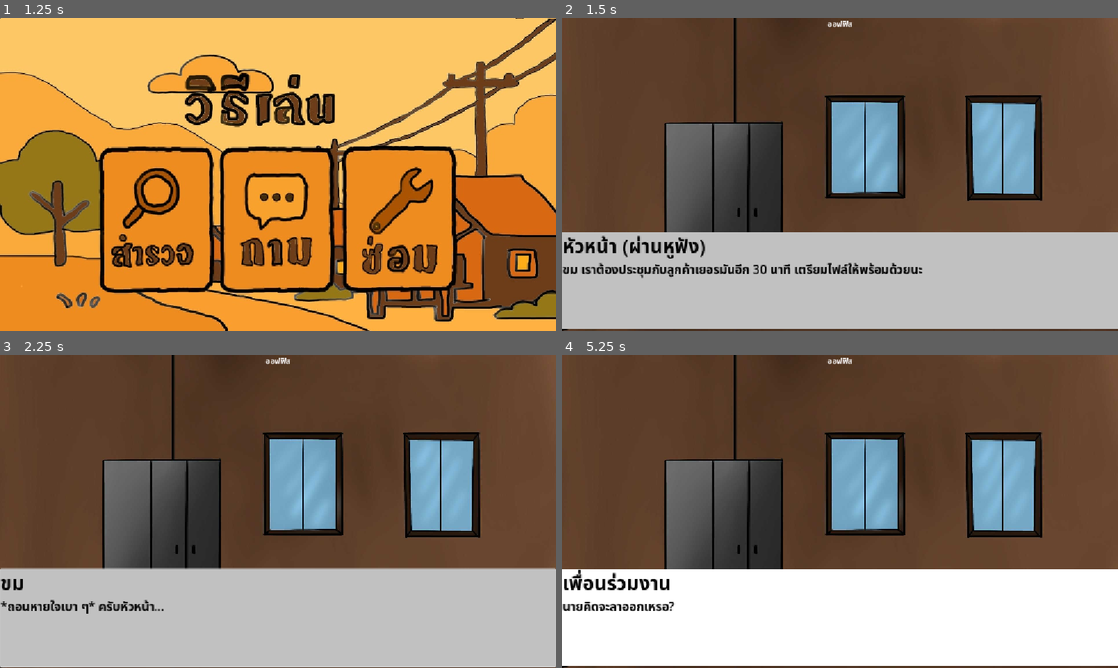
Above: before the commit, frames 1-4 (two rows, left to right).
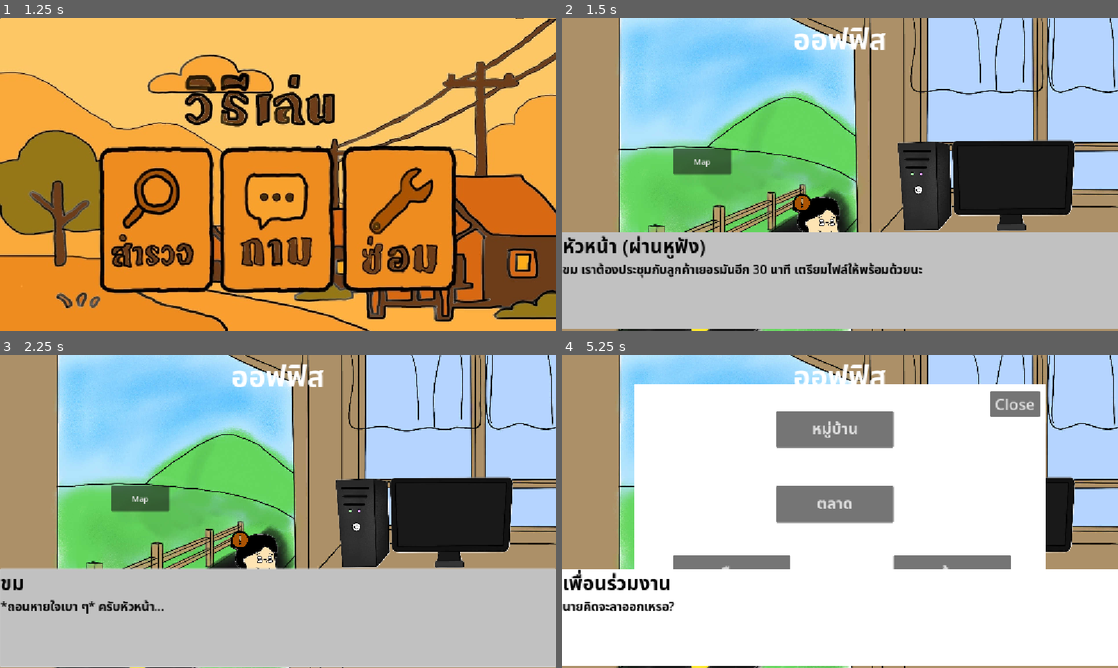
Above: after the commit, the same moments.

Repository: HeHHeyboi/BakChangKhom
Game: Godot game, scene res://Scene/Start_Scene.tscn
Two runs of this game, one before a commit and one after it. Both use one fixed random seed, a clock stepped at 60 frames per second and the inputs below.
Inputs (mouse positions are in pixels of both pictures, inside the frame that each line leads up to; where the layout moved, square brackets give the same spot in the first picture):
- Up to frame 1 (1.25 s): click "Start Game" at 0.5 s
- Up to frame 2 (1.5 s): click "Start Game" at 1.25 s
- Up to frame 3 (2.25 s): click (522, 633) at 2 s
- Up to frame 4 (5.25 s): click (1084, 633) [823, 583] at 2.75 s; click "เพื่อนร่วมงาน" at 3.5 s; click "ขม" at 4.25 s; click "Map" at 5 s

Frame 1 is identical in both runs. In frame 2, 68% of the frame differs, in the area x 0-100%, y 0-100%; in frame 3, 68%; in frame 4, 69%.

Commit message:
Update Main Event

Diff:
--- a/Scene/Dialog_Scene.tscn
+++ b/Scene/Dialog_Scene.tscn
@@ -3,22 +3,22 @@
 [ext_resource type="Script" uid="uid://djwn8uysrfhyn" path="res://Scripts/dialog_scene.gd" id="1_wcj4s"]
 [ext_resource type="Script" uid="uid://dpstm5yjpiome" path="res://Scripts/character_pos.gd" id="3_pf8gr"]
 
-[sub_resource type="StyleBoxFlat" id="StyleBoxFlat_mslf0"]
-bg_color = Color(0.323495, 0.323495, 0.323495, 1)
+[sub_resource type="StyleBoxFlat" id="StyleBoxFlat_p7wtc"]
+bg_color = Color(1, 1, 1, 1)
+
+[sub_resource type="StyleBoxFlat" id="StyleBoxFlat_pf8gr"]
+bg_color = Color(1, 1, 1, 1)
+
+[sub_resource type="StyleBoxFlat" id="StyleBoxFlat_ycqtm"]
+bg_color = Color(0.757969, 0.757969, 0.757969, 1)
+
+[sub_resource type="StyleBoxFlat" id="StyleBoxFlat_wcj4s"]
 
 [sub_resource type="StyleBoxFlat" id="StyleBoxFlat_sfeuh"]
 bg_color = Color(1, 1, 1, 1)
 
-[sub_resource type="StyleBoxFlat" id="StyleBoxFlat_wcj4s"]
-
-[sub_resource type="StyleBoxFlat" id="StyleBoxFlat_ycqtm"]
-bg_color = Color(0.757969, 0.757969, 0.757969, 1)
-
-[sub_resource type="StyleBoxFlat" id="StyleBoxFlat_pf8gr"]
-bg_color = Color(1, 1, 1, 1)
-
-[sub_resource type="StyleBoxFlat" id="StyleBoxFlat_p7wtc"]
-bg_color = Color(1, 1, 1, 1)
+[sub_resource type="StyleBoxFlat" id="StyleBoxFlat_mslf0"]
+bg_color = Color(0.323495, 0.323495, 0.323495, 1)
 
 [node name="DialogScene" type="CanvasLayer" node_paths=PackedStringArray("TextBox", "NameBox", "ChoiceContainer", "DialogButton")]
 layer = 128
@@ -37,8 +37,9 @@
 layout_direction = 1
 anchors_preset = 10
 anchor_right = 1.0
-offset_bottom = 23.0
+offset_bottom = 49.0
 grow_horizontal = 2
+theme_override_font_sizes/font_size = 60
 horizontal_alignment = 1
 
 [node name="CharacterPos" type="Node2D" parent="."]
@@ -73,15 +74,15 @@
 offset_bottom = -4.0
 grow_horizontal = 2
 grow_vertical = 0
+theme_override_styles/normal = SubResource("StyleBoxFlat_p7wtc")
+theme_override_styles/pressed = SubResource("StyleBoxFlat_pf8gr")
+theme_override_styles/hover = SubResource("StyleBoxFlat_ycqtm")
+theme_override_styles/hover_mirrored = SubResource("StyleBoxFlat_wcj4s")
+theme_override_styles/hover_pressed = SubResource("StyleBoxFlat_sfeuh")
 theme_override_styles/disabled = SubResource("StyleBoxFlat_mslf0")
-theme_override_styles/hover_pressed = SubResource("StyleBoxFlat_sfeuh")
-theme_override_styles/hover_mirrored = SubResource("StyleBoxFlat_wcj4s")
-theme_override_styles/hover = SubResource("StyleBoxFlat_ycqtm")
-theme_override_styles/pressed = SubResource("StyleBoxFlat_pf8gr")
-theme_override_styles/normal = SubResource("StyleBoxFlat_p7wtc")
 
 [node name="NameBox" type="Label" parent="PanelContainer"]
-layout_mode = 2
+layout_mode = 0
 offset_right = 1150.0
 offset_bottom = 55.0
 size_flags_vertical = 1
@@ -90,7 +91,7 @@
 text = "sdsfsdfsfdsdfsfdsfsdfsf"
 
 [node name="TextBox" type="Label" parent="PanelContainer"]
-layout_mode = 2
+layout_mode = 0
 offset_top = 59.0
 offset_right = 1150.0
 offset_bottom = 204.0
--- a/Scripts/EventManager.gd
+++ b/Scripts/EventManager.gd
@@ -1,5 +1,5 @@
 extends Node2D
 
-enum MainEvent { GRANDMA, GOTO_ROOM, CLEAN_RAM, MAIN_FINISH }
+enum MainEvent { GRANDMA, CLEAN_RAM, MAIN_FINISH }
 
 var currentEvent: MainEvent = MainEvent.GRANDMA
--- a/Scripts/Home/door.gd
+++ b/Scripts/Home/door.gd
@@ -3,15 +3,12 @@
 @onready var notify = $"caution" as TextureRect
 
 
-func _process(delta: float) -> void:
-	if EventManager.currentEvent == EventManager.MainEvent.GOTO_ROOM:
+func _process(_delta: float) -> void:
+	if EventManager.currentEvent == EventManager.MainEvent.CLEAN_RAM:
 		notify.show()
 	else:
 		notify.hide()
 
 
 func _on_pressed() -> void:
-	if EventManager.currentEvent == EventManager.MainEvent.GOTO_ROOM:
-		EventManager.currentEvent = EventManager.MainEvent.CLEAN_RAM
-
 	get_tree().change_scene_to_file("res://Scene/Room.tscn")
--- a/Scripts/Home/grandma.gd
+++ b/Scripts/Home/grandma.gd
@@ -4,6 +4,11 @@
 
 
 func _process(_delta: float) -> void:
+	if DialogScene.visible:
+		self.disabled = true
+	else:
+		self.disabled = false
+
 	if EventManager.currentEvent == EventManager.MainEvent.GRANDMA:
 		notify.show()
 	else:
@@ -12,7 +17,7 @@
 
 func _on_pressed() -> void:
 	if EventManager.currentEvent == EventManager.MainEvent.GRANDMA:
-		EventManager.currentEvent = EventManager.MainEvent.GOTO_ROOM
+		EventManager.currentEvent = EventManager.MainEvent.CLEAN_RAM
 		var arr = ["ขม", "ยาย"]
 		DialogScene.show_dialog(
 			"res://Assets/Chapter1ReturnHome.txt", "res://Assets/Background/Chapter2_bg.jpg", arr
--- a/Scripts/Room/event.gd
+++ b/Scripts/Room/event.gd
@@ -3,7 +3,7 @@
 var minigame = Global.ReturnMiniGame("MiniGame1") as Node2D
 
 
-func _process(delta: float) -> void:
+func _process(_delta: float) -> void:
 	if EventManager.currentEvent == EventManager.MainEvent.CLEAN_RAM:
 		self.show()
 	else:
--- a/Scripts/StartMenu/start_scene.gd
+++ b/Scripts/StartMenu/start_scene.gd
@@ -9,9 +9,7 @@
 	if event is InputEventMouseButton:
 		if event.pressed and event.button_index == MOUSE_BUTTON_LEFT and showTutorial:
 			get_tree().change_scene_to_file("res://Scene/Home.tscn")
-			DialogScene.show_dialog(
-				"res://Assets/Prolouge.txt", "res://Assets/Background/Chapter2_bg.jpg"
-			)
+			DialogScene.show_dialog("res://Assets/Prolouge.txt", "")
 			DialogScene.set_title("ออฟฟิส")
 			self.hide()
 
